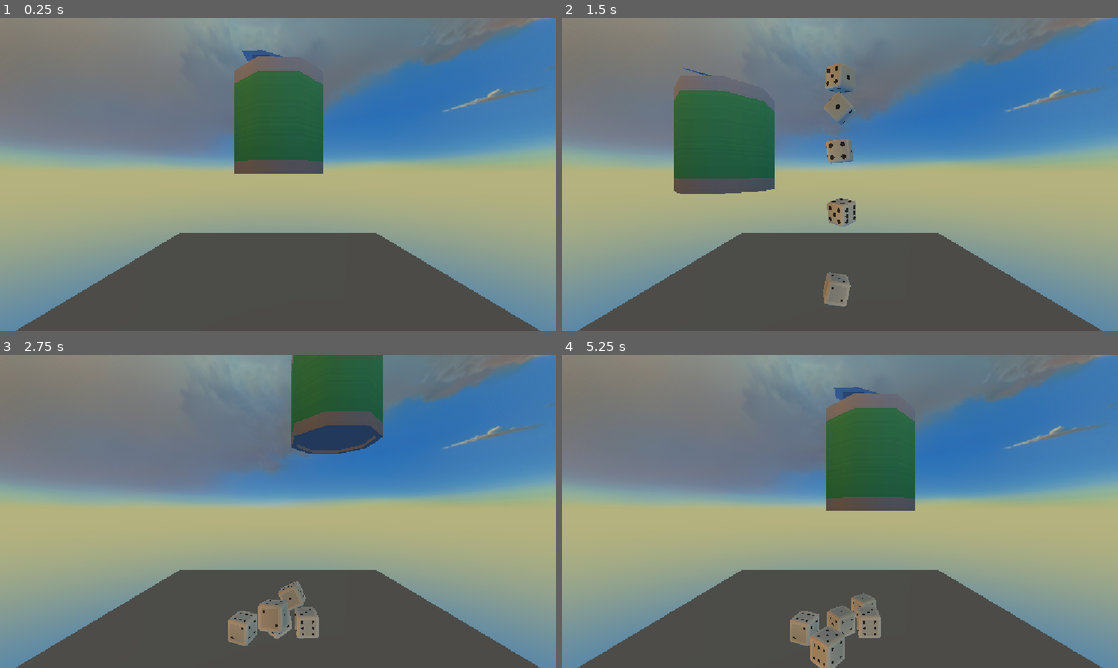
Above: before the commit, frames 1-4 (two rows, left to right).
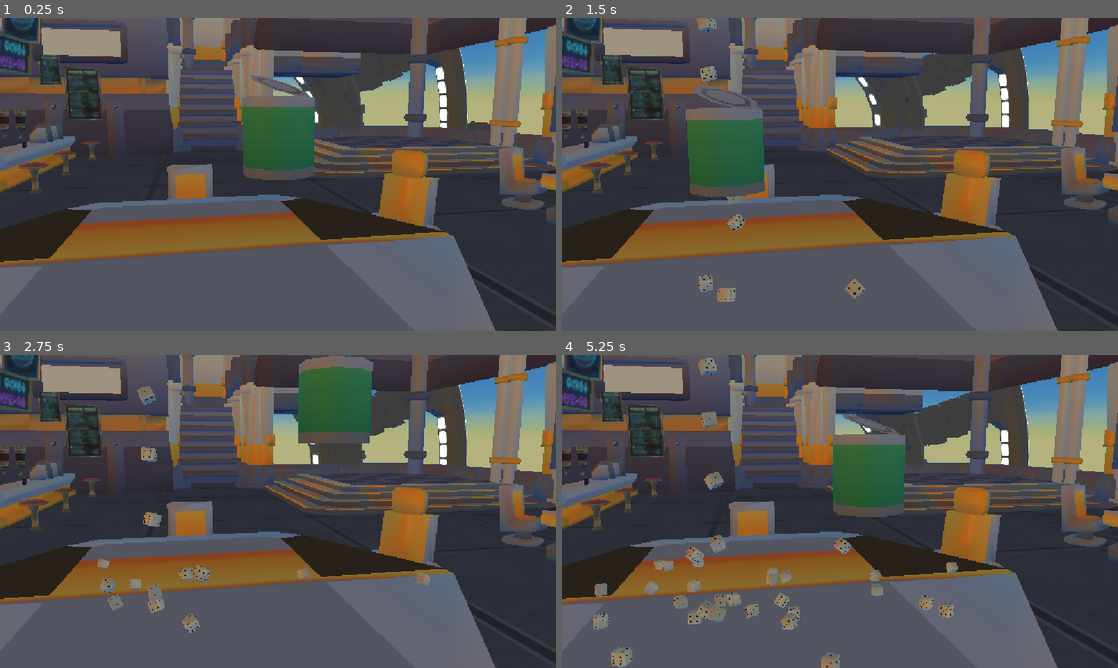
Above: after the commit, the same moments.

Repository: broskiiiadactyl/dice_game
Game: Godot game, scene res://Main.tscn
Same seed, same stepped clock (60 frames per second), same inputs: the game is played once before the commit and once after it.
Inputs (mouse positions are in pixels of both pictures, inside the frame that each line leads up to):
- Up to frame 1 (0.25 s): no input
- Up to frame 2 (1.5 s): move the mouse to (962, 158) at 0.52 s; move the mouse to (728, 190) at 1.27 s
- Up to frame 3 (2.75 s): move the mouse to (333, 442) at 2.02 s
- Up to frame 4 (5.25 s): move the mouse to (812, 574) at 2.77 s; move the mouse to (1006, 558) at 3.52 s; move the mouse to (673, 464) at 4.27 s; move the mouse to (867, 511) at 5.02 s

The runs differ from the first frame. In frame 1, 95% of the frame differs, in the area x 0-100%, y 0-100%; in frame 2, 94%; in frame 3, 96%; in frame 4, 95%.

Commit message:
I keep forgoring to commit
-added space station and started tweaking it
-changed scale of dice and cup to better match rest of world
-boucy dice

Diff:
--- a/Assets/Cups/Scenes/player_cup.tscn
+++ b/Assets/Cups/Scenes/player_cup.tscn
@@ -7,6 +7,7 @@
 [ext_resource type="AudioStream" uid="uid://b6o0mqrtgh7jb" path="res://Assets/Sounds/Dice/dice_shake_2.wav" id="5_0mrrs"]
 
 [sub_resource type="AudioStreamRandomizer" id="AudioStreamRandomizer_p1f1a"]
+playback_mode = 1
 random_pitch = 1.2599211
 streams_count = 2
 stream_0/stream = ExtResource("4_8fivo")
@@ -19,7 +20,6 @@
 unique_name_in_owner = true
 
 [node name="can-open2" parent="Models" unique_id=1977177218 instance=ExtResource("2_7hcfj")]
-transform = Transform3D(10, 0, 0, 0, 10, 0, 0, 0, 10, 0, 0, 0)
 
 [node name="Normal Die" parent="." unique_id=1272245559 instance=ExtResource("3_1p8gh")]
 visible = false
@@ -28,7 +28,7 @@
 unique_name_in_owner = true
 stream = SubResource("AudioStreamRandomizer_p1f1a")
 volume_db = 80.0
-max_polyphony = 5
+max_polyphony = 3
 
 [node name="Shake Sound Timer" type="Timer" parent="." unique_id=569446113]
 unique_name_in_owner = true
--- a/Assets/Dice/Scenes/player_die.tscn
+++ b/Assets/Dice/Scenes/player_die.tscn
@@ -3,10 +3,16 @@
 [ext_resource type="Script" uid="uid://vpgq6acikfpm" path="res://Scripts/player_die.gd" id="1_tb0vg"]
 [ext_resource type="PackedScene" uid="uid://bdrlaltpy1pgw" path="res://Assets/Dice/Scenes/models/normal_die.tscn" id="2_drees"]
 
+[sub_resource type="PhysicsMaterial" id="PhysicsMaterial_drees"]
+friction = 0.5
+bounce = 0.5
+
 [sub_resource type="BoxShape3D" id="BoxShape3D_uctkx"]
-size = Vector3(0.74, 0.74, 0.74)
+size = Vector3(0.074, 0.074, 0.074)
 
 [node name="Player Die" type="RigidBody3D" unique_id=1637512958]
+physics_material_override = SubResource("PhysicsMaterial_drees")
+gravity_scale = 0.5
 script = ExtResource("1_tb0vg")
 
 [node name="CollisionShape3D" type="CollisionShape3D" parent="." unique_id=1717714826]
@@ -16,3 +22,4 @@
 unique_name_in_owner = true
 
 [node name="Normal Die" parent="Models" unique_id=1272245559 instance=ExtResource("2_drees")]
+transform = Transform3D(0.1, 0, 0, 0, 0.1, 0, 0, 0, 0.1, 0, 0, 0)
--- /dev/null
+++ b/Assets/Environment/Scenes/space_station.tscn
@@ -0,0 +1,64 @@
+[gd_scene format=3 uid="uid://flx3ui8q2vt8"]
+
+[ext_resource type="PackedScene" uid="uid://ds27b6o46t7ht" path="res://Assets/Environment/Raw/BarVer1_Merged.glb" id="1_g25wd"]
+
+[sub_resource type="BoxShape3D" id="BoxShape3D_p1f1a"]
+size = Vector3(3.2509766, 0.2186966, 3.2304688)
+
+[sub_resource type="Animation" id="Animation_1qkd3"]
+length = 0.001
+tracks/0/type = "rotation_3d"
+tracks/0/imported = false
+tracks/0/enabled = true
+tracks/0/path = NodePath(".")
+tracks/0/interp = 1
+tracks/0/loop_wrap = true
+tracks/0/keys = PackedFloat32Array(0, 1, 0, 0, 0, 1)
+
+[sub_resource type="Animation" id="Animation_1wi45"]
+resource_name = "rotation"
+length = 30.0
+loop_mode = 1
+tracks/0/type = "rotation_3d"
+tracks/0/imported = false
+tracks/0/enabled = true
+tracks/0/path = NodePath(".")
+tracks/0/interp = 1
+tracks/0/loop_wrap = true
+tracks/0/keys = PackedFloat32Array(0, 1, 0, 0, 0, 1, 7.4666667, 1, 0.70710677, 0, 0, 0.70710677, 14.966666, 1, 1, 0, 0, -4.371139e-08, 22.466667, 1, -0.70710665, 0, 0, 0.7071069, 29.966667, 1, 0, 0, 0, 1)
+
+[sub_resource type="AnimationLibrary" id="AnimationLibrary_ghm3o"]
+_data = {
+&"RESET": SubResource("Animation_1qkd3"),
+&"rotation": SubResource("Animation_1wi45")
+}
+
+[sub_resource type="BoxShape3D" id="BoxShape3D_lqb7u"]
+size = Vector3(25.582031, 1, 19.281006)
+
+[node name="BarVer1_Merged" unique_id=1332937823 instance=ExtResource("1_g25wd")]
+
+[node name="Table" type="StaticBody3D" parent="MainTable" parent_id_path=PackedInt32Array(306565265) index="0" unique_id=281453822]
+transform = Transform3D(1, 0, 0, 0, 1, 0, 0, 0, 1, -5.602451, -4.7683716e-07, -1.1573138)
+
+[node name="CollisionShape3D" type="CollisionShape3D" parent="MainTable/Table" index="0" unique_id=133437280]
+transform = Transform3D(1, 0, 0, 0, 1, 0, 0, 0, 1, 0, 0.6915703, 0)
+shape = SubResource("BoxShape3D_p1f1a")
+
+[node name="Skeleton3D" parent="SpaceStation" parent_id_path=PackedInt32Array(960998380) index="0" unique_id=634221982]
+transform = Transform3D(1, 0, 0, 0, 0.99999994, 0, 0, 0, 0.99999994, 0, 0, 0)
+
+[node name="LargeStationDecoration" parent="SpaceStation/Skeleton3D" index="0" unique_id=1919847126]
+transform = Transform3D(0.9970033, 0.0021060018, -0.07733024, 0, 0.9996289, 0.027223766, 0.07735887, -0.027142186, 0.99663335, -20.344397, 0, -2.6564517)
+
+[node name="Wheel" type="AnimationPlayer" parent="SpaceStation/Skeleton3D" index="1" unique_id=2042859301]
+unique_name_in_owner = true
+libraries/ = SubResource("AnimationLibrary_ghm3o")
+autoplay = &"rotation"
+speed_scale = 0.1
+
+[node name="Ground" type="StaticBody3D" parent="StationGroundWalls" parent_id_path=PackedInt32Array(1236453660) index="0" unique_id=1274589587]
+
+[node name="CollisionShape3D" type="CollisionShape3D" parent="StationGroundWalls/Ground" index="0" unique_id=223050192]
+transform = Transform3D(1, 0, 0, 0, 1, 0, 0, 0, 1, 0, -0.48657894, 0)
+shape = SubResource("BoxShape3D_lqb7u")
--- a/Main.tscn
+++ b/Main.tscn
@@ -5,6 +5,7 @@
 [ext_resource type="Texture2D" uid="uid://bqd3s078vd0vq" path="res://Assets/Sky/sky_112_2k.png" id="1_uu6xs"]
 [ext_resource type="PackedScene" uid="uid://djnip1t4pe2dw" path="res://Utility/spawner.tscn" id="2_r0du0"]
 [ext_resource type="PackedScene" uid="uid://dt5ueltsfwo3f" path="res://Assets/Cups/Scenes/player_cup.tscn" id="4_cm0pq"]
+[ext_resource type="PackedScene" uid="uid://flx3ui8q2vt8" path="res://Assets/Environment/Scenes/space_station.tscn" id="6_3dxm6"]
 
 [sub_resource type="PanoramaSkyMaterial" id="PanoramaSkyMaterial_cm0pq"]
 panorama = ExtResource("1_uu6xs")
@@ -28,20 +29,27 @@
 sky_mode = 2
 
 [node name="Camera3D" type="Camera3D" parent="." unique_id=291328698]
-transform = Transform3D(1, 0, 0, 0, 1, 0, 0, 0, 1, 0, 3.3867393, 6.91787)
+transform = Transform3D(0.97763914, 0.0328068, -0.20771483, 0, 0.98775595, 0.15600769, 0.21028967, -0.15251923, 0.96566886, -1.2046471, 1.9092319, 8.738665)
+fov = 40.0
 
-[node name="CSGBox3D" type="CSGBox3D" parent="." unique_id=1891417904]
-transform = Transform3D(1, 0, 0, 0, 1, 0, 0, 0, 1, 0, -1.39956, 0)
-use_collision = true
-size = Vector3(14.392578, 1, 15.845703)
+[node name="Environment" type="Node3D" parent="." unique_id=1828386109]
+unique_name_in_owner = true
 
-[node name="Spawner" parent="." unique_id=1254509806 instance=ExtResource("2_r0du0")]
-transform = Transform3D(1, 0, 0, 0, 1, 0, 0, 0, 1, 0, 6.506668, 0)
+[node name="Player" type="Node3D" parent="." unique_id=1576922688]
+unique_name_in_owner = true
+
+[node name="Player Cup" parent="Player" unique_id=2144877282 instance=ExtResource("4_cm0pq")]
+unique_name_in_owner = true
+transform = Transform3D(0.37032, 0, 0.92890424, 0, 1, 0, -0.92890424, 0, 0.37032, -0.58681214, 0.79552513, 6.081184)
+
+[node name="Dice Spawner" parent="Player" unique_id=1254509806 instance=ExtResource("2_r0du0")]
+unique_name_in_owner = true
+transform = Transform3D(1, 0, 0, 0, 1, 0, 0, 0, 1, -1.4055035, 2.8396602, 6.1394296)
 spawn_scene = ExtResource("1_glv2v")
+spawn_count = 50
 use_random_rotation = true
 rotation_range = Vector3(5, 5, 5)
-spawn_timer = 0.25
+spawn_timer = 0.1
 
-[node name="Player Cup" parent="." unique_id=2144877282 instance=ExtResource("4_cm0pq")]
-unique_name_in_owner = true
-transform = Transform3D(0.37032, 0, 0.92890424, 0, 1, 0, -0.92890424, 0, 0.37032, 3.9273553, -0.52456, -1.4887528)
+[node name="BarVer1_Merged" parent="." unique_id=1332937823 instance=ExtResource("6_3dxm6")]
+transform = Transform3D(-4.371139e-08, 0, 1, 0, 1, 0, -1, 0, -4.371139e-08, 0, 0, 0)
--- a/Scripts/main.gd
+++ b/Scripts/main.gd
@@ -15,7 +15,7 @@
 	var ray_start : Vector3 = camera.project_ray_origin(mouse_pos)
 	var ray_direction : Vector3 = camera.project_ray_normal(mouse_pos)
 
-	var plane := Plane(Vector3.FORWARD, 0)
+	var plane := Plane(Vector3.FORWARD, global_position.z - 7)
 	var intersection : Vector3 = plane.intersects_ray(ray_start, ray_direction)
 
 	if intersection:
--- a/Scripts/player_cup.gd
+++ b/Scripts/player_cup.gd
@@ -14,7 +14,7 @@
 @onready var shaker_sound : AudioStreamPlayer3D = %"Shaker Sound"
 @onready var shaker_timer : Timer = %"Shake Sound Timer"
 var last_pos : Vector3
-@export var shake_distance : float = 1.0
+@export var shake_distance : float = 0.1
 var is_shaking : bool = false
 
 func _ready() -> void:
@@ -36,7 +36,6 @@
 		model_instance.name = cup
 		model_container.add_child(model_instance)
 		model_instance.visible = false
-		model_instance.scale *= 10.0
 
 	set_cup("can")
 
--- a/Scripts/player_die.gd
+++ b/Scripts/player_die.gd
@@ -29,12 +29,9 @@
 		model_instance.name = die
 		model_container.add_child(model_instance)
 		model_instance.visible = false
+		model_instance.scale *= 0.1
 
 	set_dice("normal")
-
-	await get_tree().create_timer(1.0).timeout
-
-	set_dice("inset")
 
 #function to set active dice model
 func set_dice(model: String) -> void:
Binary file added: Assets/Environment/Raw/BarVer1_Merged.glb
Not shown, added: Assets/Environment/Raw/BarVer1_Merged.glb.import
Binary file added: Assets/Environment/Raw/BarVer1_Merged_Barstool.png
Not shown, added: Assets/Environment/Raw/BarVer1_Merged_Barstool.png.import
Binary file added: Assets/Environment/Raw/BarVer1_Merged_HoloScreen.png
Not shown, added: Assets/Environment/Raw/BarVer1_Merged_HoloScreen.png.import
Binary file added: Assets/Environment/Raw/BarVer1_Merged_Panels.png
Not shown, added: Assets/Environment/Raw/BarVer1_Merged_Panels.png.import
Binary file added: Assets/Environment/Raw/BarVer1_Merged_Posters.png
Not shown, added: Assets/Environment/Raw/BarVer1_Merged_Posters.png.import
Binary file added: Assets/Environment/Raw/BarVer1_Merged_Props.png
Not shown, added: Assets/Environment/Raw/BarVer1_Merged_Props.png.import
(and 22 more such lines)
